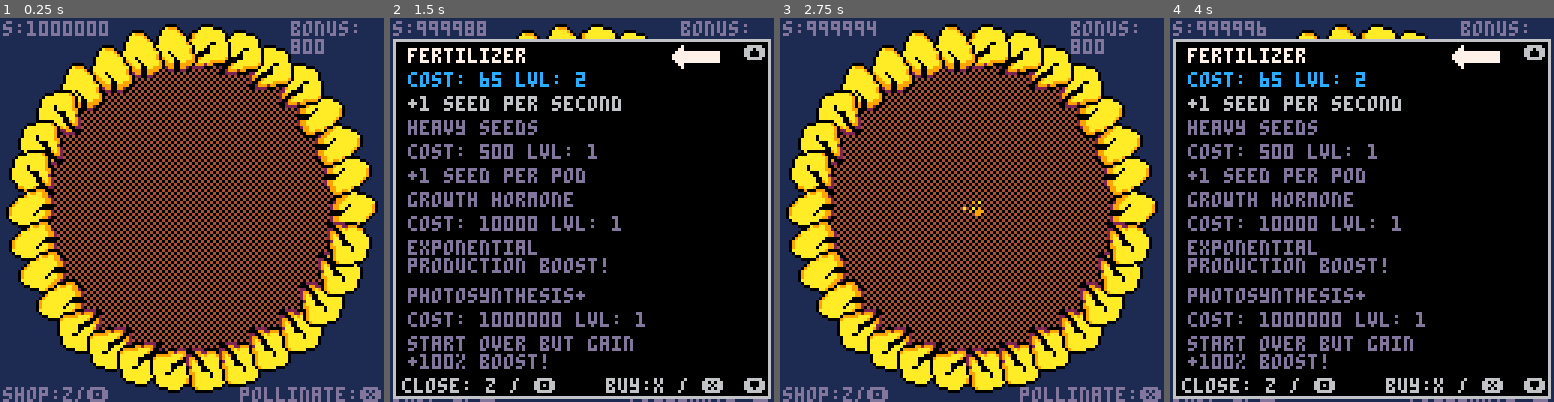
Above: before the commit, frames 1-4 (left to right).
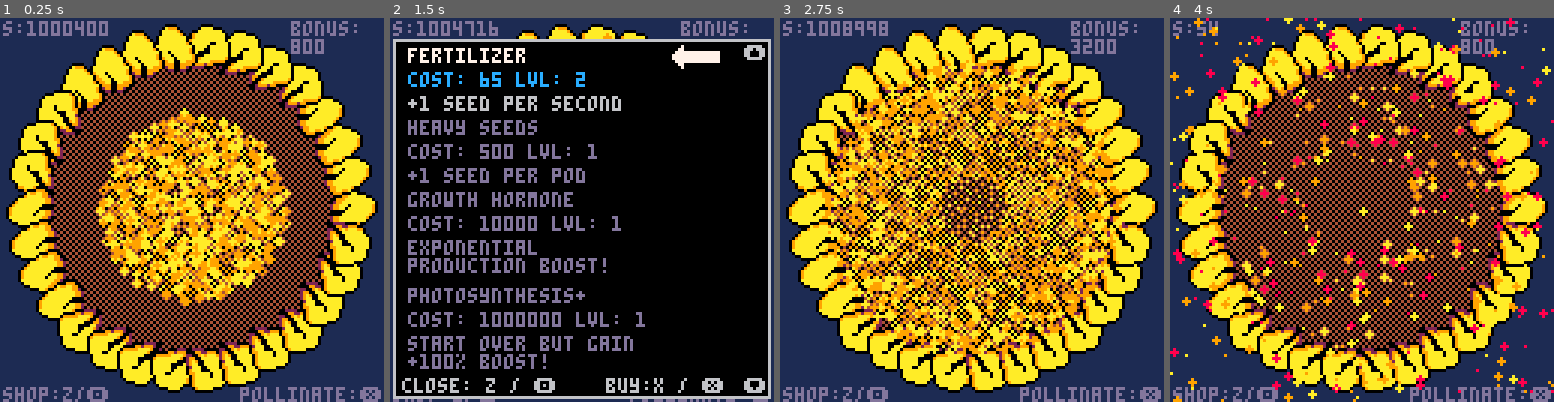
Above: after the commit, the same moments.

Repository: kdiab/carts
Game: PICO-8 cartridge sunflower/sunflower.p8
Two runs of this game, one before a commit and one after it. Both use one fixed random seed, a clock stepped at 60 frames per second and the inputs below.
Inputs:
- Up to frame 1 (0.25 s): no input
- Up to frame 2 (1.5 s): tap X (X key) at 0.33, 1.07 s; tap O (Z key) at 0.7 s
- Up to frame 3 (2.75 s): tap O (Z key) at 1.7, 2.1, 2.5 s; tap X (X key) at 1.85 s; hold Up 2.15-2.42 s
- Up to frame 4 (4 s): tap O (Z key) at 2.9, 3.3, 3.7 s; tap X (X key) at 2.97 s; hold Down 3.63-3.97 s

The runs differ from the first frame. In frame 1, 14% of the frame differs, in the area x 19-76%, y 0-75%; in frame 2, 0.3%; in frame 3, 27%; in frame 4, 71%, in the area x 0-100%, y 0-100%.

Commit message:
fix prestige

Diff:
--- a/sunflower/sunflower.p8
+++ b/sunflower/sunflower.p8
@@ -324,7 +324,7 @@
 						y=y+80,
 						upgrade="photosynthesis+",
 						cost="1000000",
-						cost_mult = 0,
+						cost_mult = "2",
 						desc="start over but gain \n+100% boost!",
 						m=32000,
 						lvl=photosynthesis
@@ -417,6 +417,7 @@
       growth_hormone += 1
       u.cost = stringmul(u.cost, u.cost_mult)
     elseif u.upgrade == "photosynthesis+" then
+      u.cost = stringmul(u.cost, u.cost_mult)
       photosynthesis += 1
       newgame_plus()
     end
@@ -478,8 +479,8 @@
 						x=x,
 						y=y+80,
 						upgrade="photosynthesis+",
-						cost="1000000",
-						cost_mult = 0,
+						cost=upgrades[4].cost,
+						cost_mult = 2,
 						desc="start over but gain \n+100% boost!",
 						m=32000,
 						lvl=photosynthesis
@@ -655,8 +656,8 @@
 --				spawn_seed()
 --		end
 --juice it
-		fertilizer=1
-		heavy_seeds=1
+		fertilizer=30
+		heavy_seeds=50
 		growth_hormone=1
 		photosynthesis=1
 		total_seeds = "1000000"
